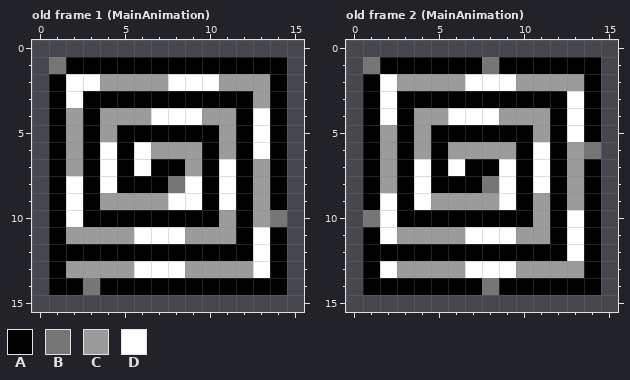
One commit to this pixel-art file: assets/Sprites/Items/Portal.aseprite. The picture above was drawn from the file before the commit.
16x16 pixels, 7 frames. Shown: old frame 1 (MainAnimation), old frame 2 (MainAnimation). The commit also changed other frames, which this record leaves out.
Visible layers, top first: "Dots", "Layer 1".
Palette (. is transparent): A #000000  B #767676  C #9b9b9b  D #ffffff
Pixels before, old frame 1 (MainAnimation), first column x 1:
 1 BAAAAAAAAAAAAA
 2 ADDCCCCDDDCCCA
 3 ADAAAAAAAAAACA
 4 ACACCCDDDCCADA
 5 ACACAAAAAACADA
 6 ACADADCCCACADA
 7 ACADADAACADACA
 8 ADADAAABDADACA
 9 ADACCCCDDADACA
10 ADAAAAAAAACACB
11 ACCCCDDDCCCADA
12 AAAAAAAAAAAADA
13 ACCCCDDDCCCCDA
14 AABAAAAAAAAAAA
Pixels before, old frame 2 (MainAnimation), first column x 1:
 1 BAAAAAABAAAAAA
 2 ADCCCCDDDCCCCA
 3 ADAAAAAAAAAADA
 4 ADACCDDDCCCADA
 5 ACACAAAAAACADA
 6 ACACACCCCADACB
 7 ACADADAADADACA
 8 ACADAAABDADACA
 9 ADADCCCCDACACA
10 BDAAAAAAAACADA
11 ADCCCCDDDCCADA
12 AAAAAAAAAAAADA
13 ADCCCCDDDCCCCA
14 AAAAAAABAAAAAA
After the commit:
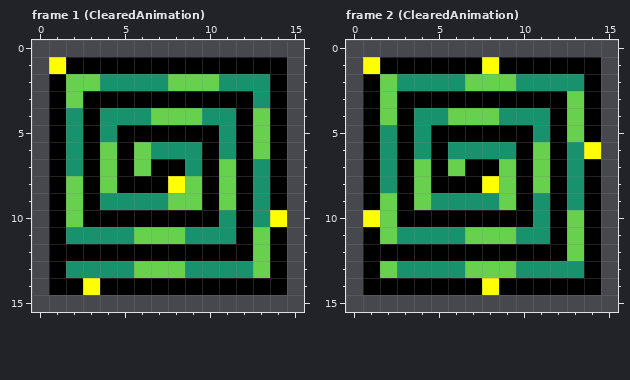
A new or re-ordered frame is compared with the old frame closest to it.
Log entry: Palette change for cleared portals
The edit:
frames 7 -> 14
colour B: #767676 -> #ffff00
colour C: #9b9b9b -> #18926d
colour D: #ffffff -> #67d14d
Pixel boxes of the changes (left, top, right, bottom) in both pictures:
changed: (49, 57, 287, 295)
changed: (363, 57, 601, 295)
